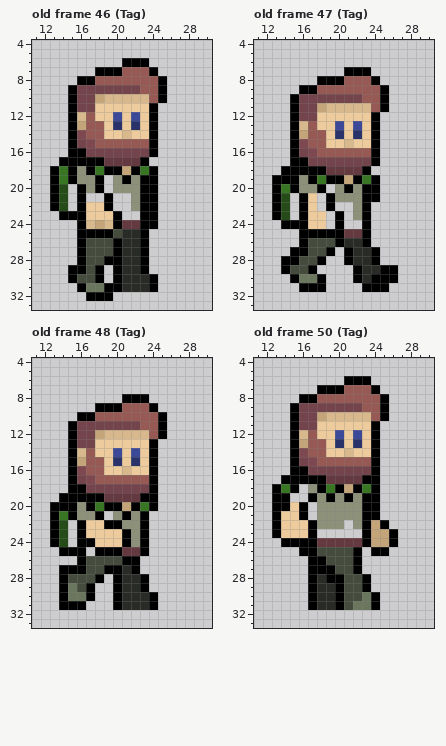
Pixel-art file, stored at Assets/Potentially Used/hiker.aseprite. That is the earlier state.
48x48 pixels, 50 frames. Shown: old frame 46 (Tag): x 11..30, y 4..33; old frame 47 (Tag): x 11..30, y 4..33; old frame 48 (Tag): x 11..30, y 4..33; old frame 50 (Tag): x 11..30, y 4..33. The commit also changed other frames, which this record leaves out.
Now the later version:
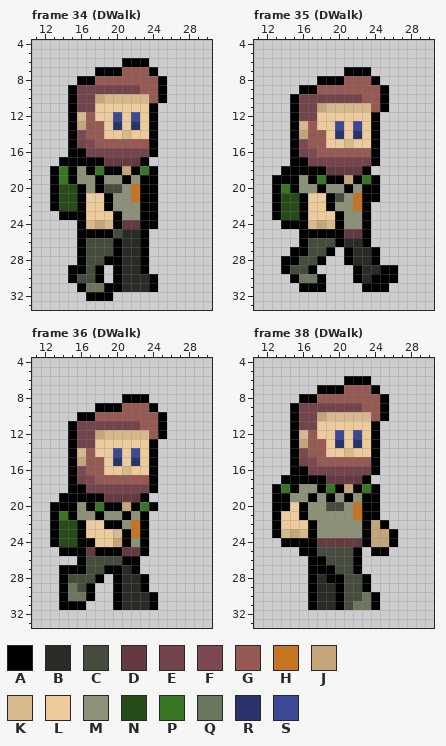
Palette (. is transparent): A #000000  B #292b26  C #454b3d  D #64393f  E #73444b  F #7e4850  G #965953  H #c47422  J #c4a57a  K #d8b88d  L #edcb9d  M #8e9179  N #254b18  P #397623  Q #6b765e  R #29336a  S #3c4999
Commit: final animations with weapon poses
Difference:
frames 50 -> 64
Frame 34 (DWalk) against old frame 46 (Tag):
There is now colour C in row 20 at x 19.
The edit turns colour M into colour C in row 20 at x 20.
The edit turns colour M into colour H in rows 20 to 21 at x 22.
There is now colour L in row 21 at x 17 to 18.
There is now colour M in row 19 at x 19; in rows 21 to 22 at x 20 to 21; in row 23 at x 21 to 22.
There is now colour N in rows 20 to 22 at x 15.
Frame 35 (DWalk) against old frame 47 (Tag):
The edit turns colour M into colour C in row 21 at x 20.
The edit turns colour M into colour H in rows 21 to 22 at x 22.
The edit turns colour L into colour J in row 24 at x 18.
There is now colour K in row 24 at x 19.
The edit turns colour L into colour K in row 24 at x 17.
There is now colour L in rows 21 to 22 at x 18; in row 23 at x 19.
There is now colour M in row 20 at x 19; in row 22 at x 20 to 21; in row 23 at x 21; in row 24 at x 21 to 22.
There is now colour N in rows 21 to 23 at x 15.
Frame 36 (DWalk) against old frame 48 (Tag):
There is now colour D in row 25 at x 17.
The edit turns colour M into colour H in rows 22 to 23 at x 22.
The edit turns colour L into colour J in row 24 at x 20.
The edit turns colour L into colour K in row 23 at x 20.
There is now colour M in row 21 at x 19.
There is now colour N in rows 22 to 24 at x 15.
The edit erases colour A in row 19 at x 24.
Frame 38 (DWalk) against old frame 50 (Tag):
The edit turns colour M into colour C in row 20 at x 19 to 20.
The edit turns colour M into colour H in rows 20 to 21 at x 22.
The edit turns colour L into colour J in row 23 at x 15.
The edit turns colour L into colour K in row 23 at x 14 and 16.
There is now colour M in row 18 at x 16; in row 19 at x 15 to 16; in rows 20 to 21 at x 17; in row 22 at x 21; in row 23 at x 18 to 22.
The edit erases colour A in row 17 at x 24.
